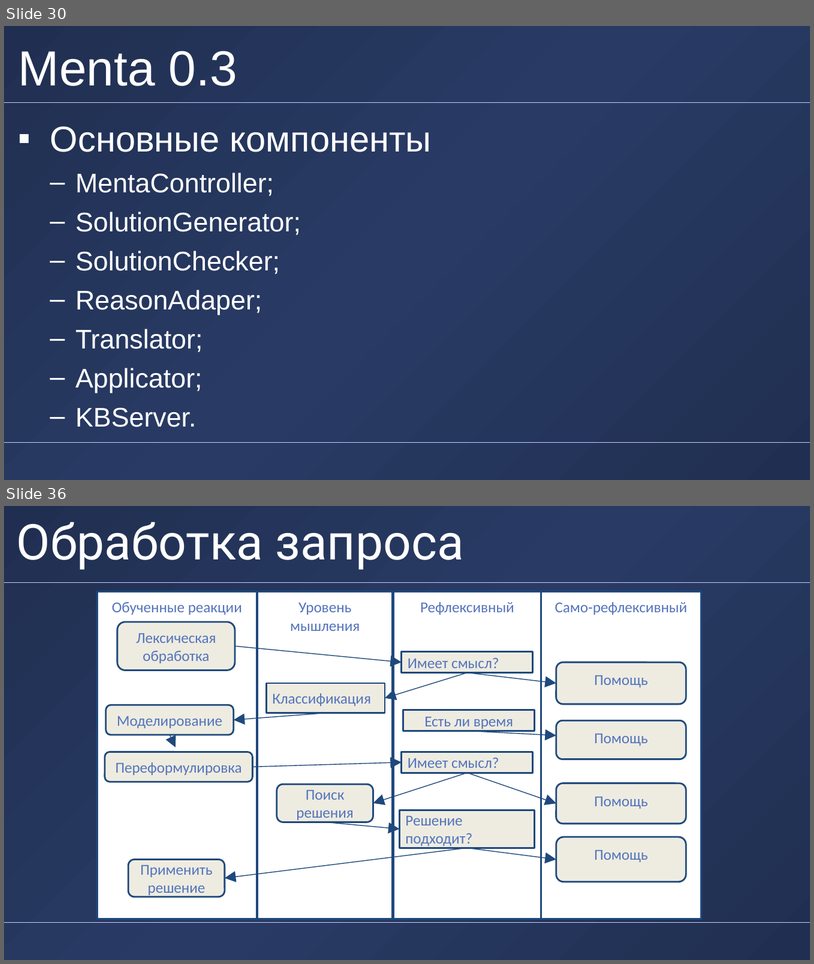
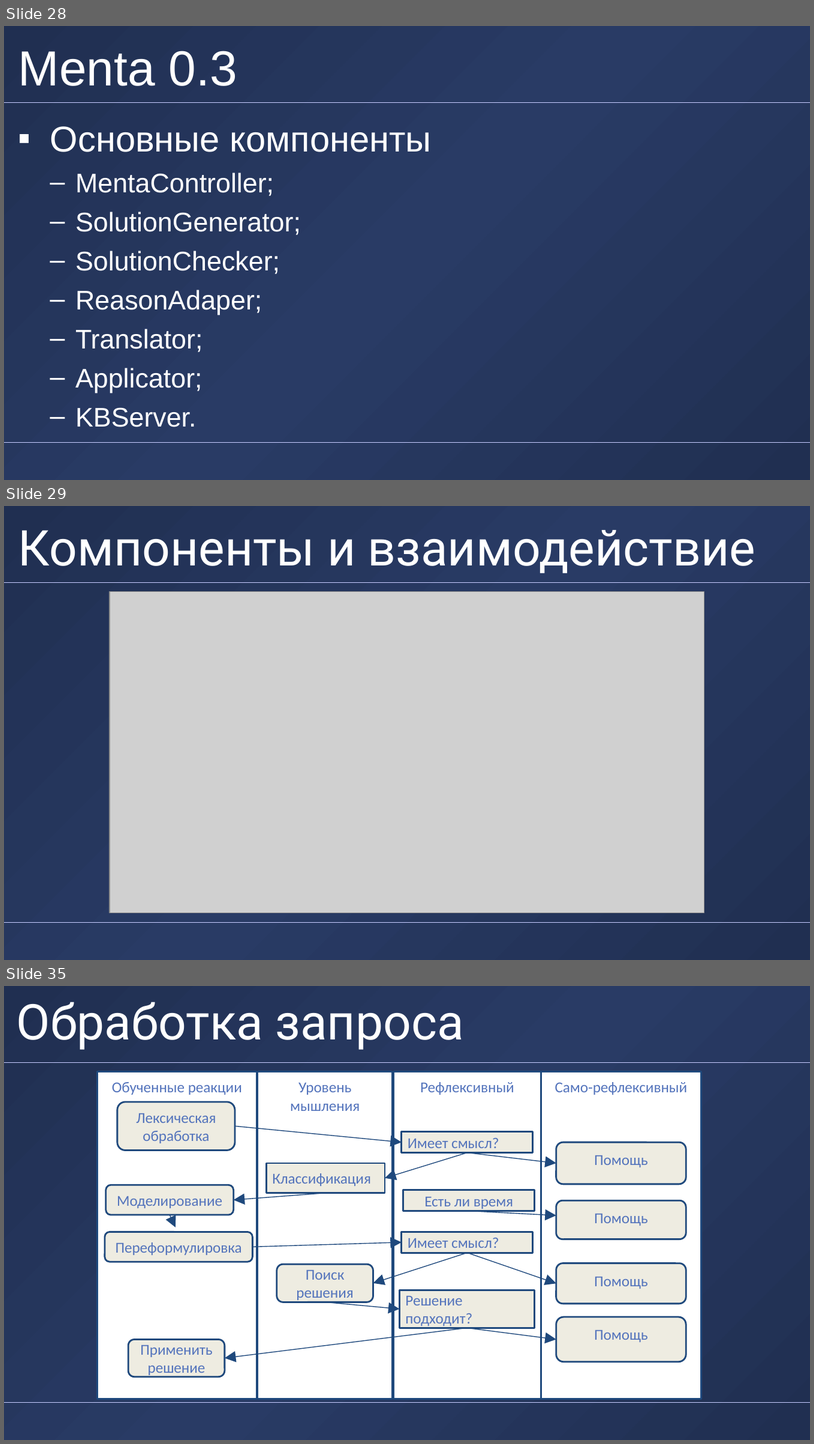
Before and after one commit to alexander-toschev/alexander-toschev, a slide deck: Disser/Presentation/DUBNAPresentationX-short.pptx. Shown one above the other, each under a label of ours: slides 30 and 36 before the commit, slides 28, 29 and 35 after it; the slides between them are not shown. The pictures are 814x964 and 814x1444 pixels, drawn with LibreOffice and Linux fonts; fonts in the diff are those of the drawing; grey boxes stand for pictures; background and template pictures are left out. Boxes give left, top, right and bottom in pixels: in the first picture for what was removed or moved away, otherwise in the second. Text is boxed around its words. In the diff, an @@ line names an element or a change of style, - is before the commit and + after.

```diff
--- a/Disser/Presentation/DUBNAPresentationX-short.pptx
+++ b/Disser/Presentation/DUBNAPresentationX-short.pptx
@@ slide 29 added at [4,506,810,960], background gradient #202F51 to #293B65; not listed: 2 template elements that a slide beside it also shows @@
@@ title added at [18,530,756,573], 44 pt, text #FFFFFF @@
+Компоненты и взаимодействие
@@ picture added at [110,591,705,912] @@
@@ what was slide 30 is now slide 28 @@
@@ what was slide 36 is now slide 35 @@
```
Also in this commit, not shown: 4 slides changed, 6 other slides added, 6 slides removed.
